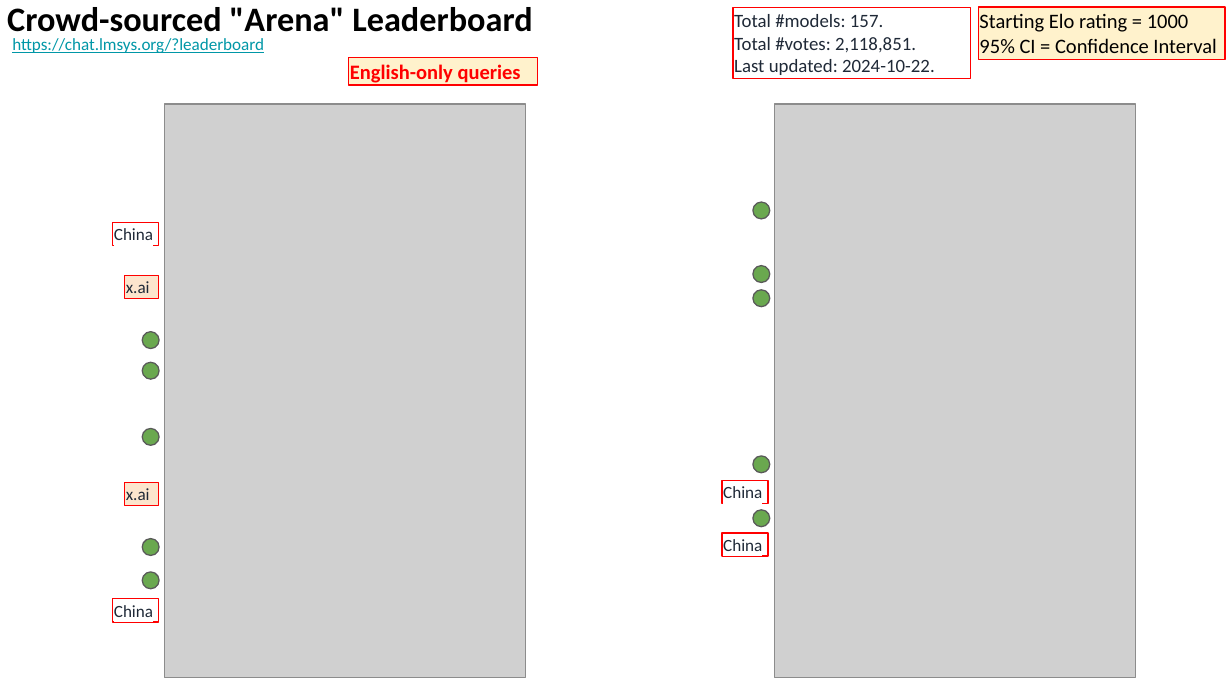
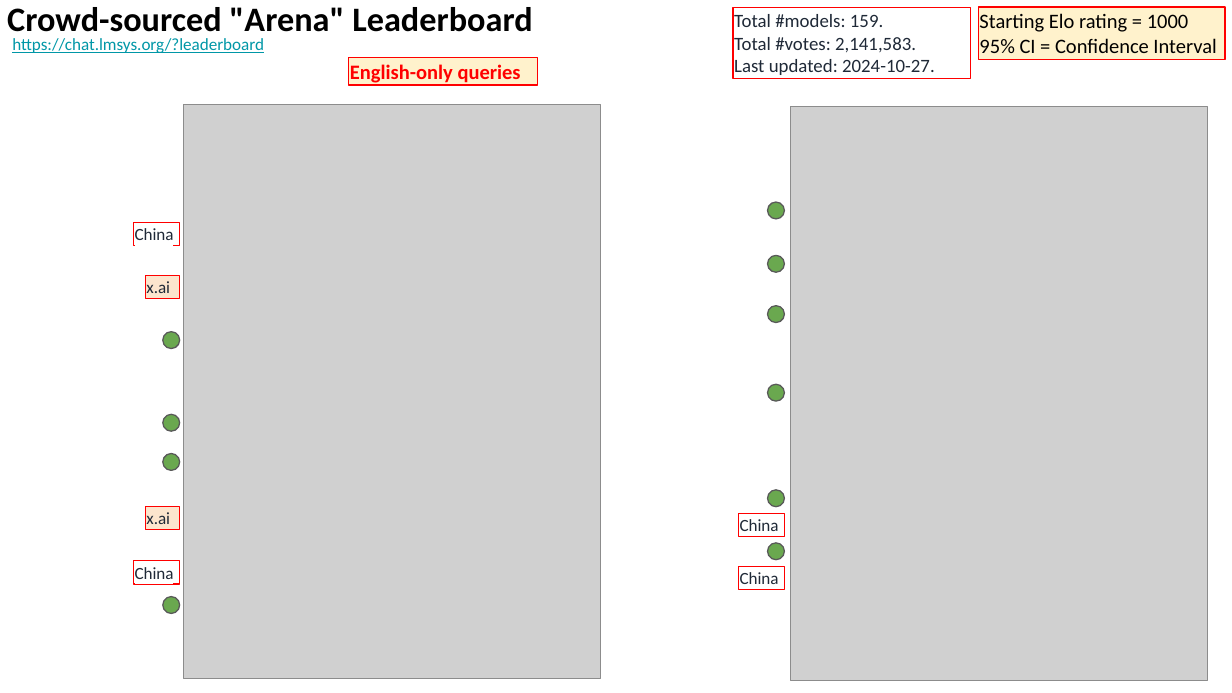
Before and after one commit to lselector/seminar, a slide deck: slide 13 of 2024/2024-11-01-AI-Updates.pptx (slide 8 before the commit). Drawn at 1232x693 pixels with LibreOffice and Linux fonts; fonts in the diff are those of the drawing; grey boxes stand for pictures. Boxes give left, top, right and bottom in pixels: in the first picture for what was removed or moved away, otherwise in the second. Text is boxed around its words. In the diff, an @@ line names an element or a change of style, - is before the commit and + after.

```diff
--- a/2024/2024-11-01-AI-Updates.pptx
+++ b/2024/2024-11-01-AI-Updates.pptx
@@ text in rectangle at box(734, 14, 935, 75): text changed @@
-Total #models: 157.
-Total #votes: 2,118,851.
-Last updated: 2024-10-22.
+Total #models: 159.
+Total #votes: 2,141,583.
+Last updated: 2024-10-27.
@@ picture: place and size @@
-picture at box(165, 103, 526, 678)
+picture at box(184, 105, 601, 679)
@@ picture: place and size @@
-picture at box(775, 103, 1136, 678)
+picture at box(791, 107, 1209, 681)
@@ ellipse: place and size @@
-ellipse at box(753, 202, 770, 219)
+ellipse at box(768, 202, 785, 219)
@@ ellipse: place and size @@
-ellipse at box(753, 266, 770, 283)
+ellipse at box(768, 255, 785, 272)
@@ ellipse: place and size @@
-ellipse at box(753, 290, 770, 307)
+ellipse at box(768, 306, 785, 323)
@@ 2 rectangles, 1 ellipse: place and size @@
-2 rectangles, 1 ellipse at box(113, 223, 159, 349)
+2 rectangles, 1 ellipse at box(133, 223, 180, 349)
@@ ellipse: place and size @@
-ellipse at box(753, 456, 770, 473)
+ellipse at box(768, 384, 785, 402)
@@ ellipse: place and size @@
-ellipse at box(142, 429, 159, 446)
+ellipse at box(163, 414, 180, 431)
@@ ellipse: place and size @@
-ellipse at box(142, 538, 159, 556)
+ellipse at box(163, 453, 180, 471)
@@ rectangle "x.ai": place and size @@
-rectangle "x.ai" at box(124, 483, 159, 506)
+rectangle "x.ai" at box(145, 506, 180, 530)
@@ ellipse: place and size @@
-ellipse at box(753, 510, 770, 527)
+ellipse at box(768, 490, 785, 508)
@@ rectangle "China": place and size @@
-rectangle "China" at box(722, 533, 768, 557)
+rectangle "China" at box(738, 514, 784, 537)
@@ rectangle "China": place and size @@
-rectangle "China" at box(113, 599, 159, 622)
+rectangle "China" at box(133, 561, 179, 584)
@@ rectangle "China": place and size @@
-rectangle "China" at box(722, 480, 768, 504)
+rectangle "China" at box(738, 567, 784, 590)
@@ ellipse: place and size @@
-ellipse at box(142, 362, 159, 379)
+ellipse at box(768, 543, 785, 561)
@@ ellipse: place and size @@
-ellipse at box(142, 572, 159, 589)
+ellipse at box(163, 596, 180, 614)
```
Also in this commit, not shown: 8 other slides changed, 5 slides added.
